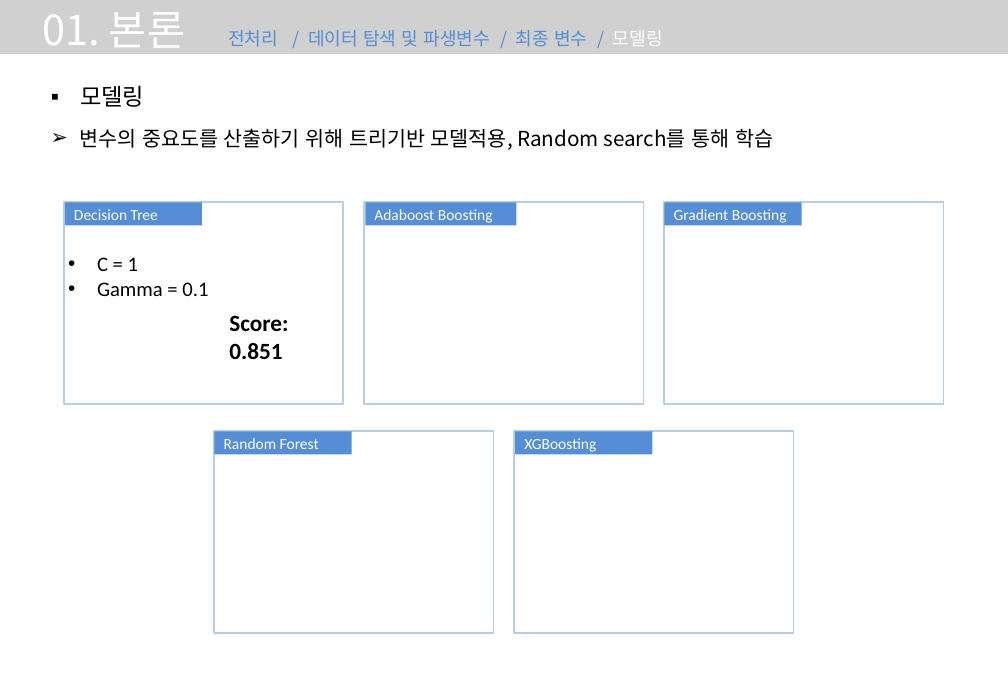
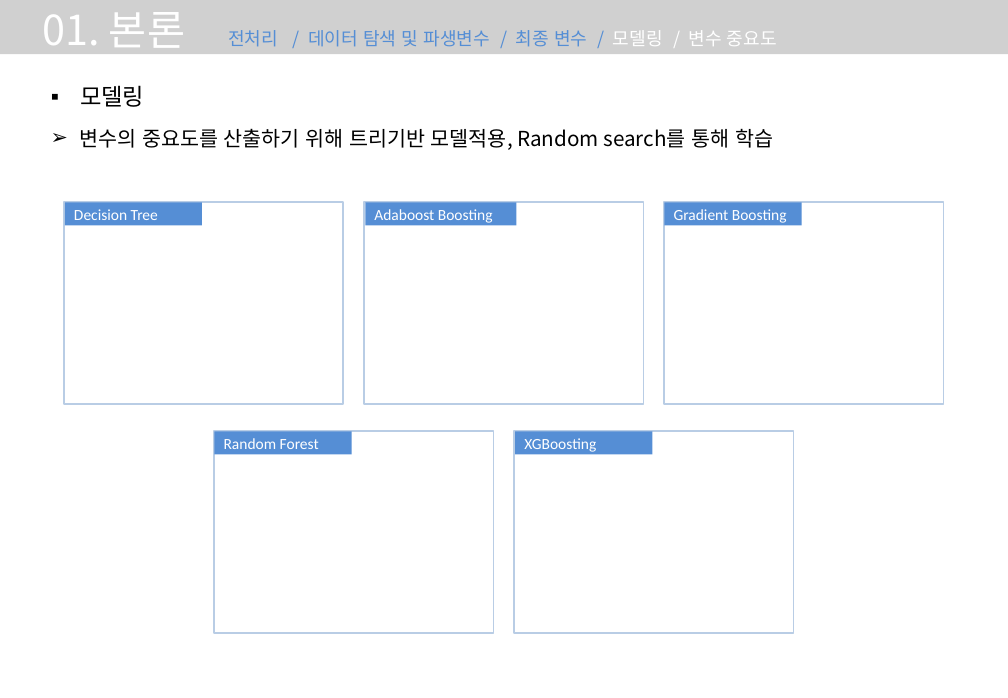
Before and after one commit to InkyunMoon/-----, a slide deck: slide 13 of 스케일 불량요인 파악과 개선기회 도출.pptx (slide 12 before the commit). Drawn at 1008x698 pixels with LibreOffice and Linux fonts; fonts in the diff are those of the drawing; grey boxes stand for pictures. Boxes give left, top, right and bottom in pixels: in the first picture for what was removed or moved away, otherwise in the second. Text is boxed around its words. In the diff, an @@ line names an element or a change of style, - is before the commit and + after.

Commit message:
0328 모델링

```diff
--- a/스케일 불량요인 파악과 개선기회 도출.pptx
+++ b/스케일 불량요인 파악과 개선기회 도출.pptx
@@ text at (x1=42, y1=12, x2=777, y2=56): text changed @@
-01. 본론 전처리 / 데이터 탐색 및 파생변수 / 최종 변수 / 모델링
+01. 본론 전처리 / 데이터 탐색 및 파생변수 / 최종 변수 / 모델링 / 변수 중요도
@@ free removed at (x1=68, y1=251, x2=217, y2=349) @@
-• C = 1
-• Gamma = 0.1
@@ text removed at (x1=229, y1=315, x2=288, y2=359) @@
-Score:
-0.851
```
Also in this commit, not shown: 2 other slides changed, 1 other file.
